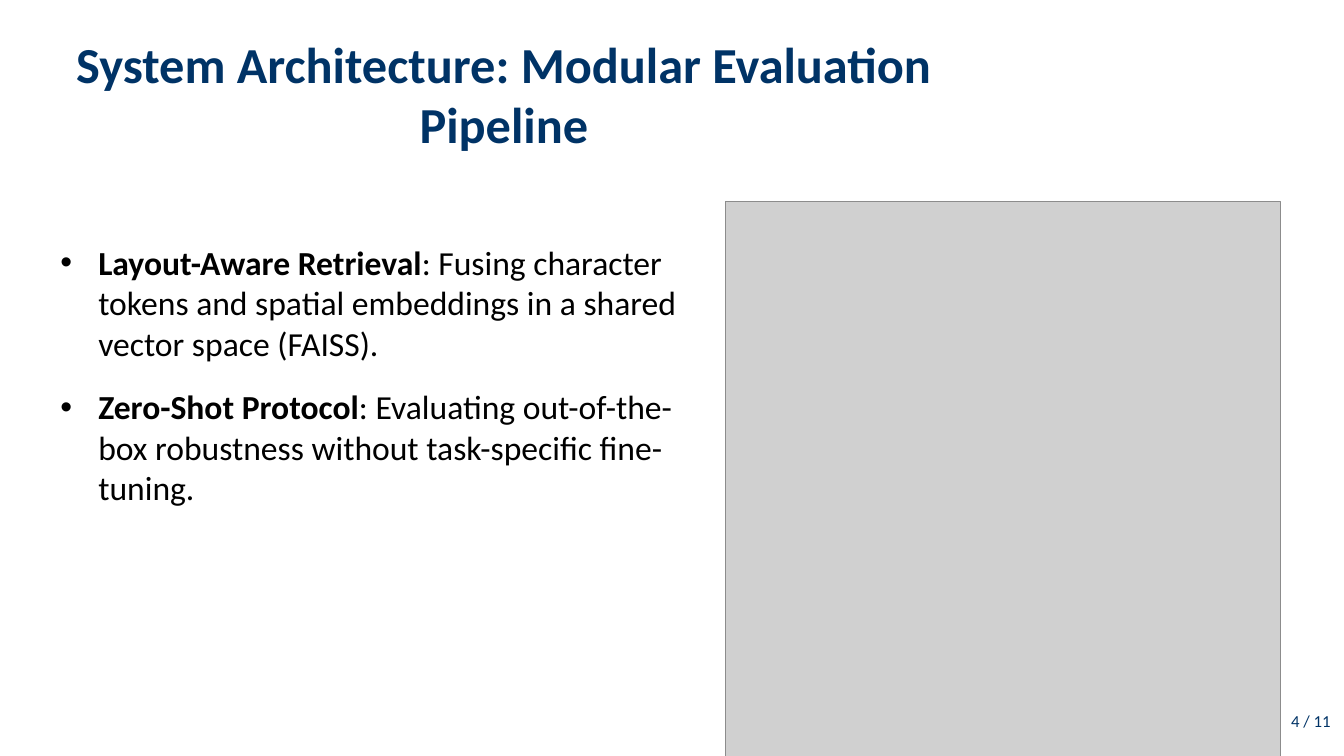
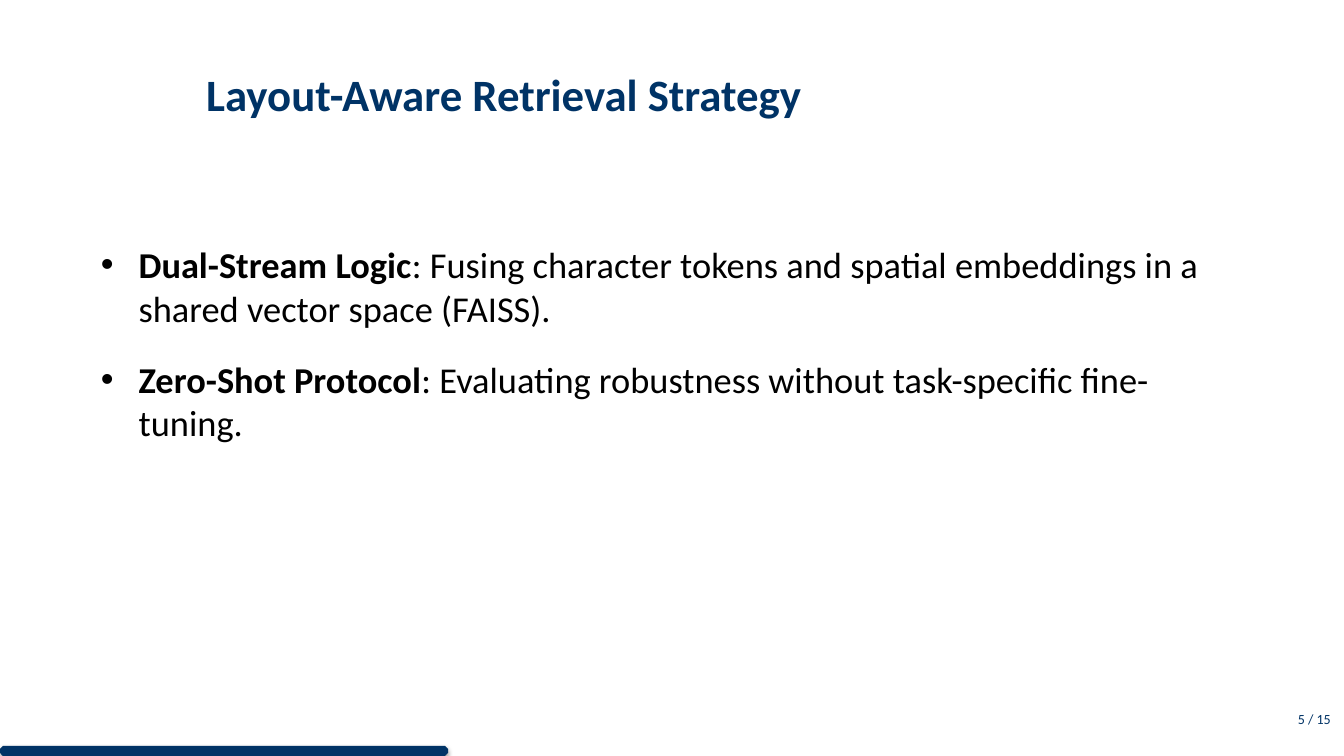
Before and after one commit to DESMOND135/DOCVQA-RAG-PERCEPTION-BENCHMARK, a slide deck: slide 6 of presentation/presentation.pptx (slide 5 before the commit). Drawn at 1344x756 pixels with LibreOffice and Linux fonts; fonts in the diff are those of the drawing; grey boxes stand for pictures. Boxes give left, top, right and bottom in pixels: in the first picture for what was removed or moved away, otherwise in the second. Text is boxed around its words. In the diff, an @@ line names an element or a change of style, - is before the commit and + after.

Commit message:
Defense Presentation Masterclass: Separated diagrams for visual impact, centralized all slide titles, and implemented a premium Navy Blue branding system with progress tracking.

```diff
--- a/presentation/presentation.pptx
+++ b/presentation/presentation.pptx
@@ title at (206, 79, 801, 119): text changed; size 36 to 32 pt @@
-System Architecture: Modular Evaluation Pipeline
+Layout-Aware Retrieval Strategy
@@ picture removed at (726, 202, 1280, 756) @@
@@ text at (139, 252, 1197, 443): text changed; size 24 to 26 pt @@
-• Layout-Aware Retrieval: Fusing character tokens and spatial embeddings in a shared vector space (FAISS).
-• Zero-Shot Protocol: Evaluating out-of-the-box robustness without task-specific fine-tuning.
+• Dual-Stream Logic: Fusing character tokens and spatial embeddings in a shared vector space (FAISS).
+• Zero-Shot Protocol: Evaluating robustness without task-specific fine-tuning.
@@ text at (1298, 715, 1331, 724): text changed; size 12 to 10 pt @@
-4 / 11
+5 / 15
@@ octagon added at (0, 746, 448, 756), fill #003366 @@
```
Also in this commit, not shown: 11 other slides changed, 4 slides added, 2 other files.
